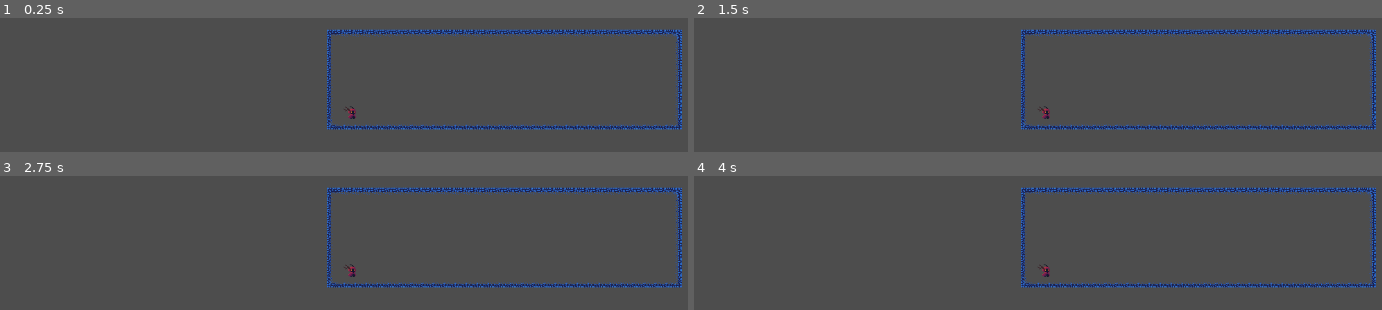
Above: before the commit, frames 1-4 (two rows, left to right).
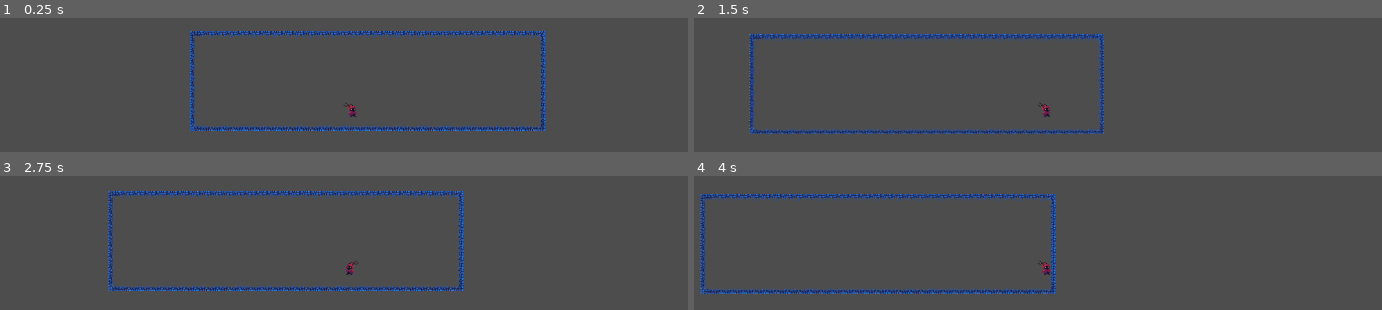
Above: after the commit, the same moments.

Repository: AfonsoMota-132/GameJam
Game: Godot game, scene res://node_2d.tscn
The game is run twice, just before and just after one commit, with the same random seed, the same clock (stepped at 60 frames per second) and the same inputs.
Inputs:
- Up to frame 1 (0.25 s): no input
- Up to frame 2 (1.5 s): hold D (Right, bound only after the commit) from 0.53 s (still down); tap Ctrl (Dash, bound only after the commit) at 0.6 s; tap Space (Space, bound only after the commit) at 0.8, 1.35 s
- Up to frame 3 (2.75 s): tap Ctrl (Dash, bound only after the commit) at 1.55, 2.1 s; release D (Right, bound only after the commit) at 2.03 s; hold A (Left, bound only after the commit) from 2.03 s (still down); tap Space (Space, bound only after the commit) at 2.3 s
- Up to frame 4 (4 s): release A (Left, bound only after the commit) at 2.78 s; hold D (Right, bound only after the commit) from 2.78 s (still down); tap Space (Space, bound only after the commit) at 2.85, 3.8 s; tap Ctrl (Dash, bound only after the commit) at 3.05, 3.6 s; tap Enter at 3.5 s

The runs differ from the first frame. In frame 1, 7.2% of the frame differs, in the area x 27-100%, y 8-85%; in frame 2, 9.0%; in frame 3, 8.7%; in frame 4, 9.3%, in the area x 0-100%, y 8-89%.
Error before the commit: Parse Error: Function "is_on_floor()" not found in base self. (res://player.gd:8)

Commit message:
added player movement, animations, collissions etc

Diff:
--- a/canon-in-c/node_2d.tscn
+++ b/canon-in-c/node_2d.tscn
@@ -7,14 +7,18 @@
 [sub_resource type="TileSetAtlasSource" id="TileSetAtlasSource_0hol4"]
 texture = ExtResource("1_0e48y")
 0:0/0 = 0
+0:0/0/physics_layer_0/polygon_0/points = PackedVector2Array(-8, -8, 8, -8, 8, -1.0791512, -1.6187286, -0.71943474, -1.4388695, 8, -8, 8)
 1:0/0 = 0
+1:0/0/physics_layer_0/polygon_0/points = PackedVector2Array(-8, -0.35971642, -8, -8, 8, -8, 8, 0.17985916)
 2:0/0 = 0
+2:0/0/physics_layer_0/polygon_0/points = PackedVector2Array(-8, 0.17985916, -8, -8, 8, -8, 8, 8, -0.17985916, 8, -0.35971832, 0.17985916)
 3:0/0 = 0
 4:0/0 = 0
 9:0/0 = 0
-11:0/0 = 0
 0:1/0 = 0
+0:1/0/physics_layer_0/polygon_0/points = PackedVector2Array(-8, -8, -1.2590122, -8, -1.0791531, -0.17985725, -1.0791531, 8, -1.0791531, 8, -8, 8)
 2:1/0 = 0
+2:1/0/physics_layer_0/polygon_0/points = PackedVector2Array(0.17985916, 1.2590122, 0.17985916, -8, 8, -8, 8, 8, -0.17985916, 8)
 3:1/0 = 0
 4:1/0 = 0
 5:1/0 = 0
@@ -24,8 +28,11 @@
 9:1/0 = 0
 10:1/0 = 0
 0:2/0 = 0
+0:2/0/physics_layer_0/polygon_0/points = PackedVector2Array(-8, 8, -8, -8, -1.0791531, -8, -0.8992939, 0.5395775, 8, 0.8992939, 8, 8)
 1:2/0 = 0
+1:2/0/physics_layer_0/polygon_0/points = PackedVector2Array(-8, 8, -8, 1.2590122, 8, 1.0791531, 8, 8)
 2:2/0 = 0
+2:2/0/physics_layer_0/polygon_0/points = PackedVector2Array(-8, 8, -8, 0.8992939, 0.17985916, 0.8992939, 0.17985916, -8, 8, -8, 8, 8)
 3:2/0 = 0
 4:2/0 = 0
 5:2/0 = 0
@@ -33,7 +40,9 @@
 9:2/0 = 0
 0:3/0 = 0
 1:3/0 = 0
+1:3/0/physics_layer_0/polygon_0/points = PackedVector2Array(-8, -8, 8, -8, 8, -1.0791512, -1.6187286, -0.71943474, -1.4388695, 8, -8, 8)
 2:3/0 = 0
+2:3/0/physics_layer_0/polygon_0/points = PackedVector2Array(-8, 8, -8, 0.8992939, 0.17985916, 0.8992939, 0.17985916, -8, 8, -8, 8, 8)
 3:3/0 = 0
 4:3/0 = 0
 5:3/0 = 0
@@ -74,28 +83,147 @@
 4:9/0 = 0
 5:9/0 = 0
 6:9/0 = 0
-0:10/0 = 0
 6:0/0 = 0
-10:3/size_in_atlas = Vector2i(2, 1)
-10:3/0 = 0
-12:3/size_in_atlas = Vector2i(2, 1)
 12:3/0 = 0
-14:3/size_in_atlas = Vector2i(2, 1)
 14:3/0 = 0
 13:4/0 = 0
 12:4/0 = 0
-11:4/0 = 0
-10:4/0 = 0
-9:4/0 = 0
 7:4/0 = 0
 6:4/0 = 0
+10:2/0 = 0
+11:1/0 = 0
+11:2/0 = 0
+7:0/0 = 0
+7:2/0 = 0
+5:5/0 = 0
+3:6/0 = 0
+7:5/0 = 0
+6:5/0 = 0
+5:4/0 = 0
+1:1/0 = 0
+8:0/0 = 0
+5:0/0 = 0
+8:2/0 = 0
+10:0/0 = 0
+11:0/0 = 0
+9:3/0 = 0
+9:4/0 = 0
+9:5/0 = 0
+9:6/0 = 0
+9:7/0 = 0
+9:8/0 = 0
+9:9/0 = 0
+9:10/0 = 0
+8:10/0 = 0
+7:10/0 = 0
+6:10/0 = 0
+5:10/0 = 0
+4:10/0 = 0
+3:10/0 = 0
+2:10/0 = 0
+1:10/0 = 0
+0:10/0 = 0
+3:8/0 = 0
+4:8/0 = 0
+5:8/0 = 0
+6:8/0 = 0
+7:8/0 = 0
+7:9/0 = 0
+8:9/0 = 0
+8:8/0 = 0
+8:7/0 = 0
+7:7/0 = 0
+10:8/0 = 0
+10:9/0 = 0
+11:9/0 = 0
+11:10/0 = 0
+10:10/0 = 0
+11:8/0 = 0
+11:7/0 = 0
+10:7/0 = 0
+10:6/0 = 0
+10:3/0 = 0
+11:3/0 = 0
+11:4/0 = 0
+11:5/0 = 0
+11:6/0 = 0
+10:5/0 = 0
+10:4/0 = 0
+4:5/0 = 0
+3:5/0 = 0
+1:4/0 = 0
 
 [sub_resource type="TileSet" id="TileSet_q6r6c"]
+physics_layer_0/collision_layer = 1
 sources/0 = SubResource("TileSetAtlasSource_0hol4")
 
 [sub_resource type="CapsuleShape2D" id="CapsuleShape2D_0e48y"]
 radius = 6.0
-height = 20.0
+height = 16.0
+
+[sub_resource type="AtlasTexture" id="AtlasTexture_ei405"]
+atlas = ExtResource("2_epypp")
+region = Rect2(0, 256, 32, 32)
+
+[sub_resource type="AtlasTexture" id="AtlasTexture_e8dv2"]
+atlas = ExtResource("2_epypp")
+region = Rect2(32, 256, 32, 32)
+
+[sub_resource type="AtlasTexture" id="AtlasTexture_2nhjh"]
+atlas = ExtResource("2_epypp")
+region = Rect2(64, 256, 32, 32)
+
+[sub_resource type="AtlasTexture" id="AtlasTexture_bjha6"]
+atlas = ExtResource("2_epypp")
+region = Rect2(96, 256, 32, 32)
+
+[sub_resource type="AtlasTexture" id="AtlasTexture_gt76g"]
+atlas = ExtResource("2_epypp")
+region = Rect2(128, 256, 32, 32)
+
+[sub_resource type="AtlasTexture" id="AtlasTexture_1fr6y"]
+atlas = ExtResource("2_epypp")
+region = Rect2(160, 256, 32, 32)
+
+[sub_resource type="AtlasTexture" id="AtlasTexture_ornx7"]
+atlas = ExtResource("2_epypp")
+region = Rect2(0, 192, 32, 32)
+
+[sub_resource type="AtlasTexture" id="AtlasTexture_cnnru"]
+atlas = ExtResource("2_epypp")
+region = Rect2(32, 192, 32, 32)
+
+[sub_resource type="AtlasTexture" id="AtlasTexture_540hr"]
+atlas = ExtResource("2_epypp")
+region = Rect2(64, 192, 32, 32)
+
+[sub_resource type="AtlasTexture" id="AtlasTexture_6ip5v"]
+atlas = ExtResource("2_epypp")
+region = Rect2(96, 192, 32, 32)
+
+[sub_resource type="AtlasTexture" id="AtlasTexture_q5dlx"]
+atlas = ExtResource("2_epypp")
+region = Rect2(128, 192, 32, 32)
+
+[sub_resource type="AtlasTexture" id="AtlasTexture_c4wnb"]
+atlas = ExtResource("2_epypp")
+region = Rect2(160, 192, 32, 32)
+
+[sub_resource type="AtlasTexture" id="AtlasTexture_7plk7"]
+atlas = ExtResource("2_epypp")
+region = Rect2(192, 192, 32, 32)
+
+[sub_resource type="AtlasTexture" id="AtlasTexture_fbwgr"]
+atlas = ExtResource("2_epypp")
+region = Rect2(224, 192, 32, 32)
+
+[sub_resource type="AtlasTexture" id="AtlasTexture_7mj2a"]
+atlas = ExtResource("2_epypp")
+region = Rect2(256, 192, 32, 32)
+
+[sub_resource type="AtlasTexture" id="AtlasTexture_fshgd"]
+atlas = ExtResource("2_epypp")
+region = Rect2(288, 192, 32, 32)
 
 [sub_resource type="AtlasTexture" id="AtlasTexture_kdubu"]
 atlas = ExtResource("2_epypp")
@@ -140,9 +268,123 @@
 [sub_resource type="AtlasTexture" id="AtlasTexture_ta5nu"]
 atlas = ExtResource("2_epypp")
 region = Rect2(0, 0, 32, 32)
+
+[sub_resource type="AtlasTexture" id="AtlasTexture_2hxjc"]
+atlas = ExtResource("2_epypp")
+region = Rect2(0, 160, 32, 32)
+
+[sub_resource type="AtlasTexture" id="AtlasTexture_ebxd8"]
+atlas = ExtResource("2_epypp")
+region = Rect2(32, 160, 32, 32)
+
+[sub_resource type="AtlasTexture" id="AtlasTexture_2u7jv"]
+atlas = ExtResource("2_epypp")
+region = Rect2(64, 160, 32, 32)
+
+[sub_resource type="AtlasTexture" id="AtlasTexture_24dk6"]
+atlas = ExtResource("2_epypp")
+region = Rect2(96, 160, 32, 32)
+
+[sub_resource type="AtlasTexture" id="AtlasTexture_mryly"]
+atlas = ExtResource("2_epypp")
+region = Rect2(128, 160, 32, 32)
+
+[sub_resource type="AtlasTexture" id="AtlasTexture_kq1c5"]
+atlas = ExtResource("2_epypp")
+region = Rect2(160, 160, 32, 32)
+
+[sub_resource type="AtlasTexture" id="AtlasTexture_epypp"]
+atlas = ExtResource("2_epypp")
+region = Rect2(0, 32, 32, 32)
+
+[sub_resource type="AtlasTexture" id="AtlasTexture_0hol4"]
+atlas = ExtResource("2_epypp")
+region = Rect2(32, 32, 32, 32)
+
+[sub_resource type="AtlasTexture" id="AtlasTexture_q6r6c"]
+atlas = ExtResource("2_epypp")
+region = Rect2(64, 32, 32, 32)
+
+[sub_resource type="AtlasTexture" id="AtlasTexture_flf07"]
+atlas = ExtResource("2_epypp")
+region = Rect2(96, 32, 32, 32)
+
+[sub_resource type="AtlasTexture" id="AtlasTexture_k73cj"]
+atlas = ExtResource("2_epypp")
+region = Rect2(128, 32, 32, 32)
+
+[sub_resource type="AtlasTexture" id="AtlasTexture_rjqkl"]
+atlas = ExtResource("2_epypp")
+region = Rect2(160, 32, 32, 32)
+
+[sub_resource type="AtlasTexture" id="AtlasTexture_fs4d3"]
+atlas = ExtResource("2_epypp")
+region = Rect2(192, 32, 32, 32)
+
+[sub_resource type="AtlasTexture" id="AtlasTexture_7vxoj"]
+atlas = ExtResource("2_epypp")
+region = Rect2(224, 32, 32, 32)
 
 [sub_resource type="SpriteFrames" id="SpriteFrames_flf07"]
 animations = [{
+"frames": [{
+"duration": 1.0,
+"texture": SubResource("AtlasTexture_ei405")
+}, {
+"duration": 1.0,
+"texture": SubResource("AtlasTexture_e8dv2")
+}, {
+"duration": 1.0,
+"texture": SubResource("AtlasTexture_2nhjh")
+}, {
+"duration": 1.0,
+"texture": SubResource("AtlasTexture_bjha6")
+}, {
+"duration": 1.0,
+"texture": SubResource("AtlasTexture_gt76g")
+}, {
+"duration": 1.0,
+"texture": SubResource("AtlasTexture_1fr6y")
+}],
+"loop": true,
+"name": &"dash",
+"speed": 8.0
+}, {
+"frames": [{
+"duration": 1.0,
+"texture": SubResource("AtlasTexture_ornx7")
+}, {
+"duration": 1.0,
+"texture": SubResource("AtlasTexture_cnnru")
+}, {
+"duration": 1.0,
+"texture": SubResource("AtlasTexture_540hr")
+}, {
+"duration": 1.0,
+"texture": SubResource("AtlasTexture_6ip5v")
+}, {
+"duration": 1.0,
+"texture": SubResource("AtlasTexture_q5dlx")
+}, {
+"duration": 1.0,
+"texture": SubResource("AtlasTexture_c4wnb")
+}, {
+"duration": 1.0,
+"texture": SubResource("AtlasTexture_7plk7")
+}, {
+"duration": 1.0,
+"texture": SubResource("AtlasTexture_fbwgr")
+}, {
+"duration": 1.0,
+"texture": SubResource("AtlasTexture_7mj2a")
+}, {
+"duration": 1.0,
+"texture": SubResource("AtlasTexture_fshgd")
+}],
+"loop": true,
+"name": &"die",
+"speed": 5.0
+}, {
 "frames": [{
 "duration": 1.0,
 "texture": SubResource("AtlasTexture_kdubu")
@@ -179,13 +421,65 @@
 }],
 "loop": true,
 "name": &"idle",
+"speed": 8.0
+}, {
+"frames": [{
+"duration": 1.0,
+"texture": SubResource("AtlasTexture_2hxjc")
+}, {
+"duration": 1.0,
+"texture": SubResource("AtlasTexture_ebxd8")
+}, {
+"duration": 1.0,
+"texture": SubResource("AtlasTexture_2u7jv")
+}, {
+"duration": 1.0,
+"texture": SubResource("AtlasTexture_24dk6")
+}, {
+"duration": 1.0,
+"texture": SubResource("AtlasTexture_mryly")
+}, {
+"duration": 1.0,
+"texture": SubResource("AtlasTexture_kq1c5")
+}],
+"loop": true,
+"name": &"jump",
+"speed": 5.0
+}, {
+"frames": [{
+"duration": 1.0,
+"texture": SubResource("AtlasTexture_epypp")
+}, {
+"duration": 1.0,
+"texture": SubResource("AtlasTexture_0hol4")
+}, {
+"duration": 1.0,
+"texture": SubResource("AtlasTexture_q6r6c")
+}, {
+"duration": 1.0,
+"texture": SubResource("AtlasTexture_flf07")
+}, {
+"duration": 1.0,
+"texture": SubResource("AtlasTexture_k73cj")
+}, {
+"duration": 1.0,
+"texture": SubResource("AtlasTexture_rjqkl")
+}, {
+"duration": 1.0,
+"texture": SubResource("AtlasTexture_fs4d3")
+}, {
+"duration": 1.0,
+"texture": SubResource("AtlasTexture_7vxoj")
+}],
+"loop": true,
+"name": &"walk",
 "speed": 5.0
 }]
 
 [node name="Node2D" type="Node2D"]
 
 [node name="TileMapLayer" type="TileMapLayer" parent="."]
-position = Vector2(0, -1)
+position = Vector2(-197, 24)
 tile_map_data = PackedByteArray("AAAAAP//AAAAAAIAAAAAAP7/AAAAAAEAAAAAAP3/AAAAAAEAAAAAAPz/AAAAAAEAAAAAAPv/AAAAAAEAAAAAAP …(1168 unchanged characters)…
 tile_set = SubResource("TileSet_q6r6c")
 
@@ -200,7 +494,7 @@
 [node name="AnimatedSprite2D" type="AnimatedSprite2D" parent="CharacterBody2D"]
 position = Vector2(20, -6)
 sprite_frames = SubResource("SpriteFrames_flf07")
-animation = &"idle"
+animation = &"die"
 
 [node name="Camera2D" type="Camera2D" parent="CharacterBody2D/AnimatedSprite2D"]
 position = Vector2(2, 3)
--- a/canon-in-c/player.gd
+++ b/canon-in-c/player.gd
@@ -1,23 +1,67 @@
-extends AnimatedSprite2D
+extends CharacterBody2D
 
-const GRAVITY = 980 # Adjust as needed, project default is often used
-var velocity = Vector2.ZERO
+@export var speed := 80.0
+@export var dash_speed := 120.0
+@export var dash_time := 0.5
+@export var gravity := 350.0
+@export var jump_velocity := -75.0
+
+@onready var sprite: AnimatedSprite2D = $AnimatedSprite2D
+
+var facing_dir := 1
+var is_dashing := false
+var dash_timer := 0.0
 
 func _physics_process(delta):
-	# Apply gravity when not on the floor
+	if is_dashing:
+		update_dash(delta)
+	else:
+		update_movement(delta)
+	update_animation()
+	move_and_slide()
+
+func update_animation():
+	if !is_on_floor():
+		sprite.play("jump")
+	elif is_dashing:
+		sprite.play("dash")
+	elif velocity.x != 0:
+		sprite.play("walk")
+	else:
+		sprite.play("idle")
+	if facing_dir > 0:
+		sprite.flip_h = false   # facing right
+	elif facing_dir < 0:
+		sprite.flip_h = true
+
+	move_and_slide()
+
+func update_movement(delta):
 	if not is_on_floor():
-		velocity.y += GRAVITY * delta
+		velocity.y += gravity * delta
 
-	# Handle movement (e.g., left/right) here...
-	# velocity.x = ...
+	if Input.is_action_just_pressed("Space") and is_on_floor():
+		velocity.y = jump_velocity
 
-	move_and_slide() # Moves the player and handles collisions
+	var direction := Input.get_axis("Left", "Right")
+	if direction != 0:
+		facing_dir = sign(direction)
 
-# Called when the node enters the scene tree for the first time.
-func _ready() -> void:
-	pass # Replace with function body.
+	if Input.is_action_just_pressed("Dash"):
+		start_dash()
+		return
 
+	velocity.x = direction * speed
 
-# Called every frame. 'delta' is the elapsed time since the previous frame.
-func _process(delta: float) -> void:
-	pass
+func start_dash():
+	is_dashing = true
+	dash_timer = dash_time
+	velocity.x = facing_dir * dash_speed
+	velocity.y = 0
+
+func update_dash(delta):
+	dash_timer -= delta
+	velocity.x = facing_dir * dash_speed
+
+	if dash_timer <= 0:
+		is_dashing = false
--- a/canon-in-c/project.godot
+++ b/canon-in-c/project.godot
@@ -14,3 +14,26 @@
 run/main_scene="res://node_2d.tscn"
 config/features=PackedStringArray("4.5", "Forward Plus")
 config/icon="res://icon.svg"
+
+[input]
+
+Left={
+"deadzone": 0.2,
+"events": [Object(InputEventKey,"resource_local_to_scene":false,"resource_name":"","device":-1,"window_id":0,"alt_pressed":false,"shift_pressed":false,"ctrl_pressed":false,"meta_pressed":false,"pressed":false,"keycode":0,"physical_keycode":65,"key_label":0,"unicode":97,"location":0,"echo":false,"script":null)
+]
+}
+Right={
+"deadzone": 0.2,
+"events": [Object(InputEventKey,"resource_local_to_scene":false,"resource_name":"","device":-1,"window_id":0,"alt_pressed":false,"shift_pressed":false,"ctrl_pressed":false,"meta_pressed":false,"pressed":false,"keycode":0,"physical_keycode":68,"key_label":0,"unicode":100,"location":0,"echo":false,"script":null)
+]
+}
+Space={
+"deadzone": 0.2,
+"events": [Object(InputEventKey,"resource_local_to_scene":false,"resource_name":"","device":-1,"window_id":0,"alt_pressed":false,"shift_pressed":false,"ctrl_pressed":false,"meta_pressed":false,"pressed":false,"keycode":0,"physical_keycode":32,"key_label":0,"unicode":32,"location":0,"echo":false,"script":null)
+]
+}
+Dash={
+"deadzone": 0.2,
+"events": [Object(InputEventKey,"resource_local_to_scene":false,"resource_name":"","device":-1,"window_id":0,"alt_pressed":false,"shift_pressed":false,"ctrl_pressed":false,"meta_pressed":false,"pressed":false,"keycode":0,"physical_keycode":4194326,"key_label":0,"unicode":0,"location":0,"echo":false,"script":null)
+]
+}
Not shown: 1 places in canon-in-c/node_2d.tscn that only renumber resources
